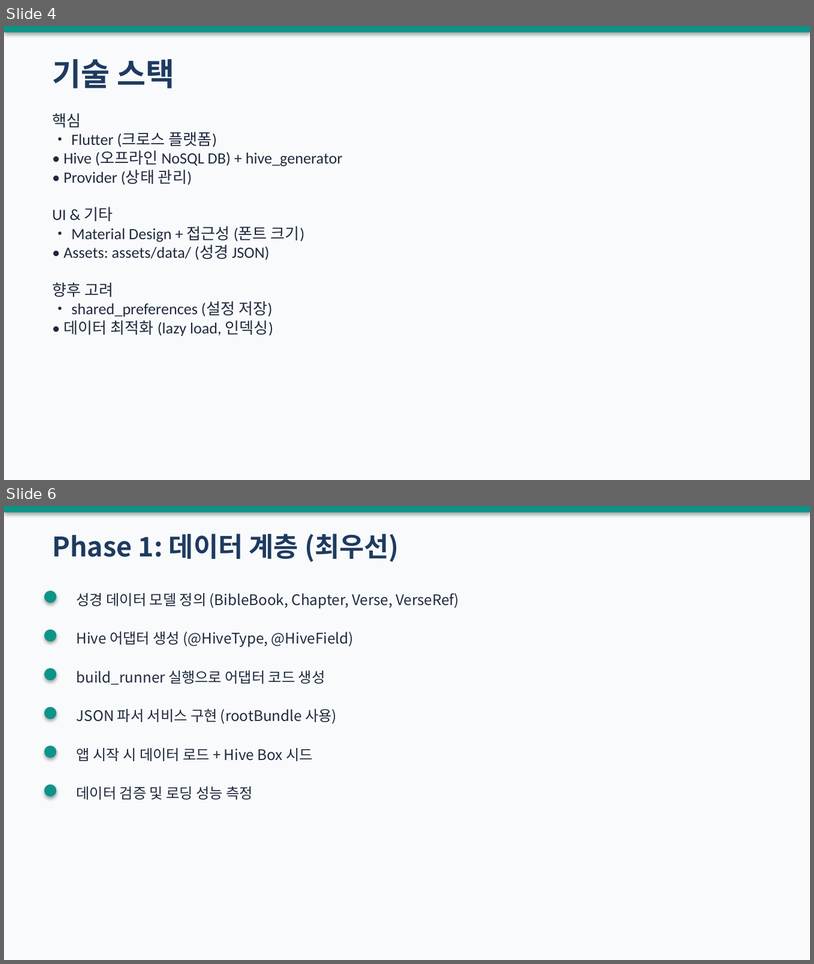
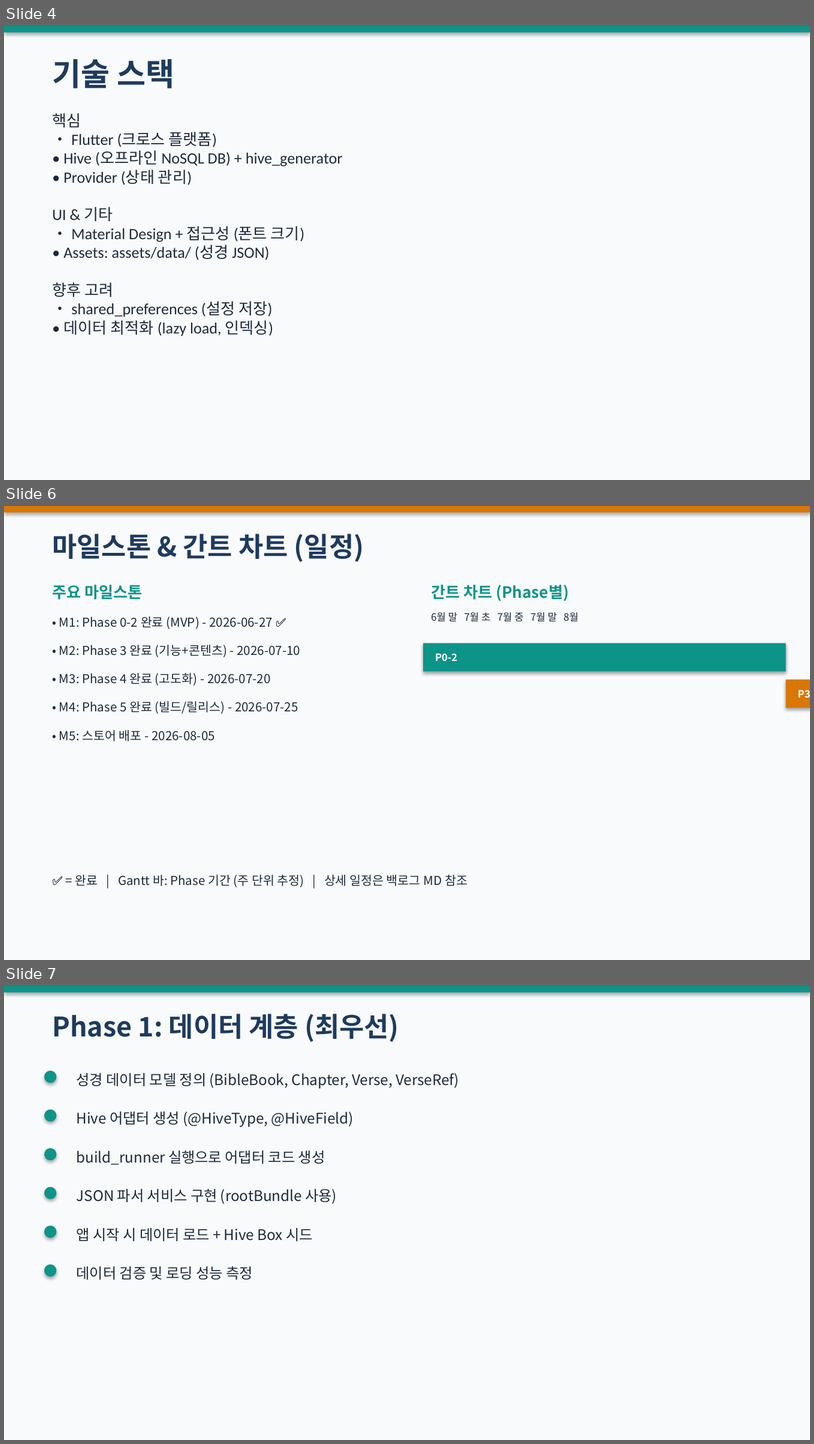
Before and after one commit to bcspl/korean-bible-app, a slide deck: docs/roadmap-pptx/Korean_Bible_App_Roadmap_및_작업제안_2026-06-28.pptx. Shown one above the other, each under a label of ours: slides 4 and 6 before the commit, slides 4, 6 and 7 after it; the slides between them are not shown. The pictures are 814x964 and 814x1444 pixels, drawn with LibreOffice and Linux fonts; fonts in the diff are those of the drawing. Boxes give left, top, right and bottom in pixels: in the first picture for what was removed or moved away, otherwise in the second. Text is boxed around its words. In the diff, an @@ line names an element or a change of style, - is before the commit and + after.

Commit message:
0628 + roadmap skill update including Gantt chart and schedule

```diff
--- a/docs/roadmap-pptx/Korean_Bible_App_Roadmap_및_작업제안_2026-06-28.pptx
+++ b/docs/roadmap-pptx/Korean_Bible_App_Roadmap_및_작업제안_2026-06-28.pptx
@@ slide 6 added at [4, 506, 810, 960], background #FFFFFF @@
@@ rectangle added at [4, 506, 810, 959], fill #F8FAFC @@
@@ rectangle added at [4, 506, 810, 513], fill #D97706 @@
@@ text added at [52, 534, 364, 562], 24 pt, text #1E3A5F, bold @@
+마일스톤 & 간트 차트 (일정)
@@ text added at [52, 585, 142, 600], 14 pt, text #0D9488, bold @@
+주요 마일스톤
@@ text added at [431, 585, 569, 601], 14 pt, text #0D9488, bold @@
+간트 차트 (Phase별)
@@ text added at [431, 612, 579, 622], 9 pt, text #1E293B @@
+6월 말 7월 초 7월 중 7월 말 8월
@@ text added at [59, 616, 273, 629], 11 pt, text #1E293B @@
+• M1: Phase 0-2 완료 (MVP) - 2026-06-27 ✅
@@ text added at [59, 645, 300, 657], 11 pt, text #1E293B @@
+• M2: Phase 3 완료 (기능+콘텐츠) - 2026-07-10
@@ rectangle added at [423, 643, 786, 672], fill #0D9488 @@
@@ text added at [435, 653, 458, 661], 9 pt, text #FFFFFF, bold @@
+P0-2
@@ text added at [59, 673, 271, 685], 11 pt, text #1E293B @@
+• M3: Phase 4 완료 (고도화) - 2026-07-20
@@ rectangle added at [786, 679, 810, 708], fill #D97706 @@
@@ text added at [59, 701, 299, 714], 11 pt, text #1E293B @@
+• M4: Phase 5 완료 (빌드/릴리스) - 2026-07-25
@@ text added at [798, 690, 810, 698], 9 pt, text #FFFFFF, bold @@
+P3
@@ text added at [59, 730, 215, 741], 11 pt, text #1E293B @@
+• M5: 스토어 배포 - 2026-08-05
@@ text added at [75, 874, 468, 887], 11 pt, text #1E293B @@
+✅ = 완료 | Gantt 바: Phase 기간 (주 단위 추정) | 상세 일정은 백로그 MD 참조
@@ what was slide 6 is now slide 7 @@
```
Also in this commit, not shown: 3 slides changed, 1 other file.
